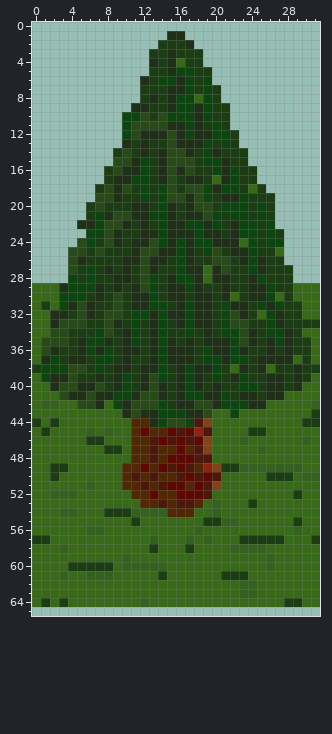
Two versions of one sprite sheet, Images/Tree1.png. Above, as it was before the edit.
The file is 32x96 pixels. Shown: x 0..31, y 0..65.
After:
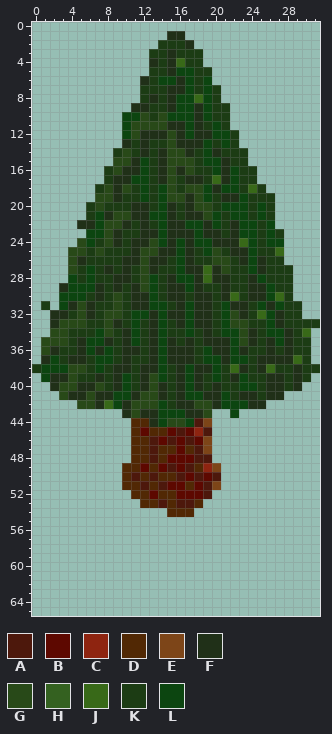
Palette (. is transparent): A #4d180c  B #5d0800  C #8e2410  D #512804  E #7d4518  F #203018  G #284918  H #346120  J #386918  K #1c3c14  L #0c4510
Changes in this commit:
The author cleared colour H in row 42 at x 1 to 2 and 31; in row 45 at x 6 and 8; in row 46 at x 23 and 30; in row 47 at x 25; in row 49 at x 23 to 29; in row 50 at x 30 to 31.
The author cleared colour H in row 51 at x 6; in row 52 at x 2 to 4; in row 53 at x 20; in row 54 at x 3 to 4, 11 to 14 and 20; in row 55 at x 21 to 22; in row 56 at x 6 to 7, 18 and 29.
The author cleared colour H in row 57 at x 13, 17 and 19; in row 58 at x 3 and 22 to 25; in row 59 at x 10 and 26; in row 60 at x 10 to 14 and 26; in row 61 at x 3 and 6 to 8; in rows 62 to 63 at x 23 to 24.
The author cleared colour H in row 64 at x 12.
The author cleared colour J in rows 29 to 30 at x 0 to 2 and 29 to 31; in row 31 at x 0, 2 and 30 to 31; in row 32 at x 0 to 1 and 30 to 31; in row 33 at x 0 to 1; in row 34 at x 0 to 1 and 31; in rows 35 to 37 at x 0 and 31.
The author cleared colour J in row 39 at x 0 and 31; in row 40 at x 0 to 1 and 30 to 31; in row 41 at x 0 to 2 and 28 to 31; in row 42 at x 0, 3 to 4 and 26 to 30; in row 43 at x 0 to 9, 20 to 21 and 23 to 30; in row 44 at x 1, 3 to 10 and 20 to 29.
The author cleared colour J in row 45 at x 0, 2 to 5, 7, 9 to 10, 20 to 23 and 26 to 31; in row 46 at x 0 to 5, 8 to 10, 20 to 22, 24 to 29 and 31; in row 47 at x 0 to 7, 10, 20 to 24 and 26 to 31; in row 48 at x 0 to 10 and 20 to 31; in row 49 at x 0 to 1, 4 to 9 and 30 to 31; in row 50 at x 0 to 1, 3 to 9, 21 to 25 and 29.
The author cleared colour J in row 51 at x 0 to 5, 7 to 9 and 21 to 31; in row 52 at x 0 to 1, 5 to 10, 20 to 28 and 30 to 31; in row 53 at x 0 to 11, 19, 21 to 23 and 25 to 31; in row 54 at x 0 to 2, 5 to 7, 18 to 19 and 21 to 31; in row 55 at x 0 to 10, 12 to 18, 23 to 28 and 30 to 31; in row 56 at x 0 to 5, 8 to 17, 19 to 28 and 30 to 31.
The author cleared colour J in row 57 at x 2 to 12, 14 to 16, 18, 20 to 22 and 28 to 30; in row 58 at x 0 to 2, 4 to 12, 14 to 16, 18 to 21 and 26 to 31; in row 59 at x 0 to 9, 11 to 25 and 27 to 31; in row 60 at x 0 to 3, 9, 15 to 25 and 27 to 31; in row 61 at x 0 to 2, 4 to 5, 9 to 13, 15 to 20 and 24 to 31; in rows 62 to 63 at x 0 to 22 and 25 to 31.
The author cleared colour J in row 64 at x 0, 2, 4 to 11, 13 to 27 and 30 to 31.
The author cleared colour K in row 43 at x 31; in row 44 at x 0, 2 and 30 to 31; in row 45 at x 1 and 24 to 25; in row 46 at x 6 to 7; in row 47 at x 8 to 9; in row 49 at x 2 to 3 and 21 to 22.
The author cleared colour K in row 50 at x 2 and 26 to 28; in row 52 at x 29; in row 53 at x 24; in row 54 at x 8 to 10; in row 55 at x 11, 19 to 20 and 29; in row 57 at x 0 to 1, 23 to 27 and 31.
The author cleared colour K in row 58 at x 13 and 17; in row 60 at x 4 to 8; in row 61 at x 14 and 21 to 23; in row 64 at x 1, 3 and 28 to 29.
